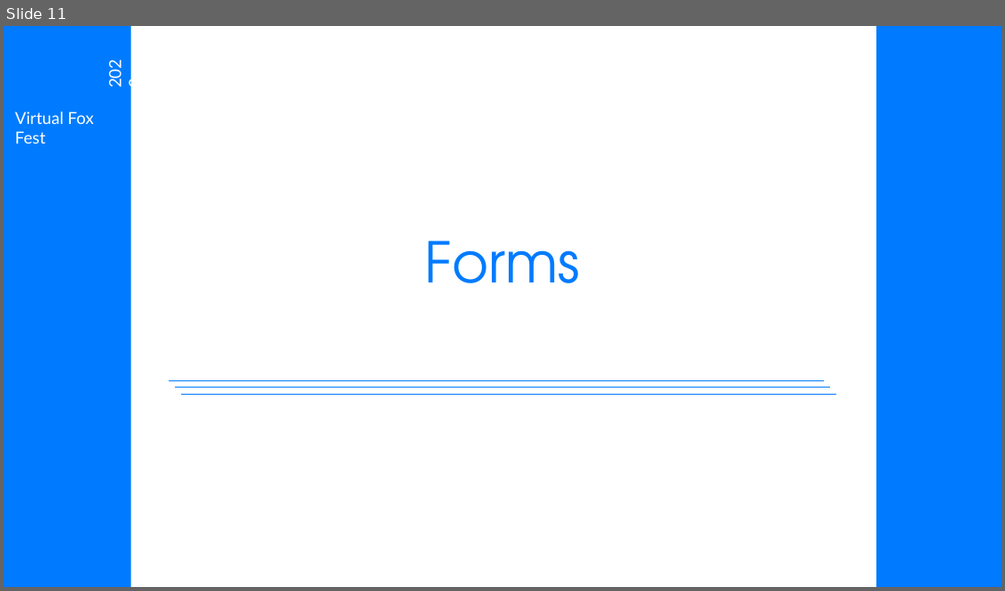
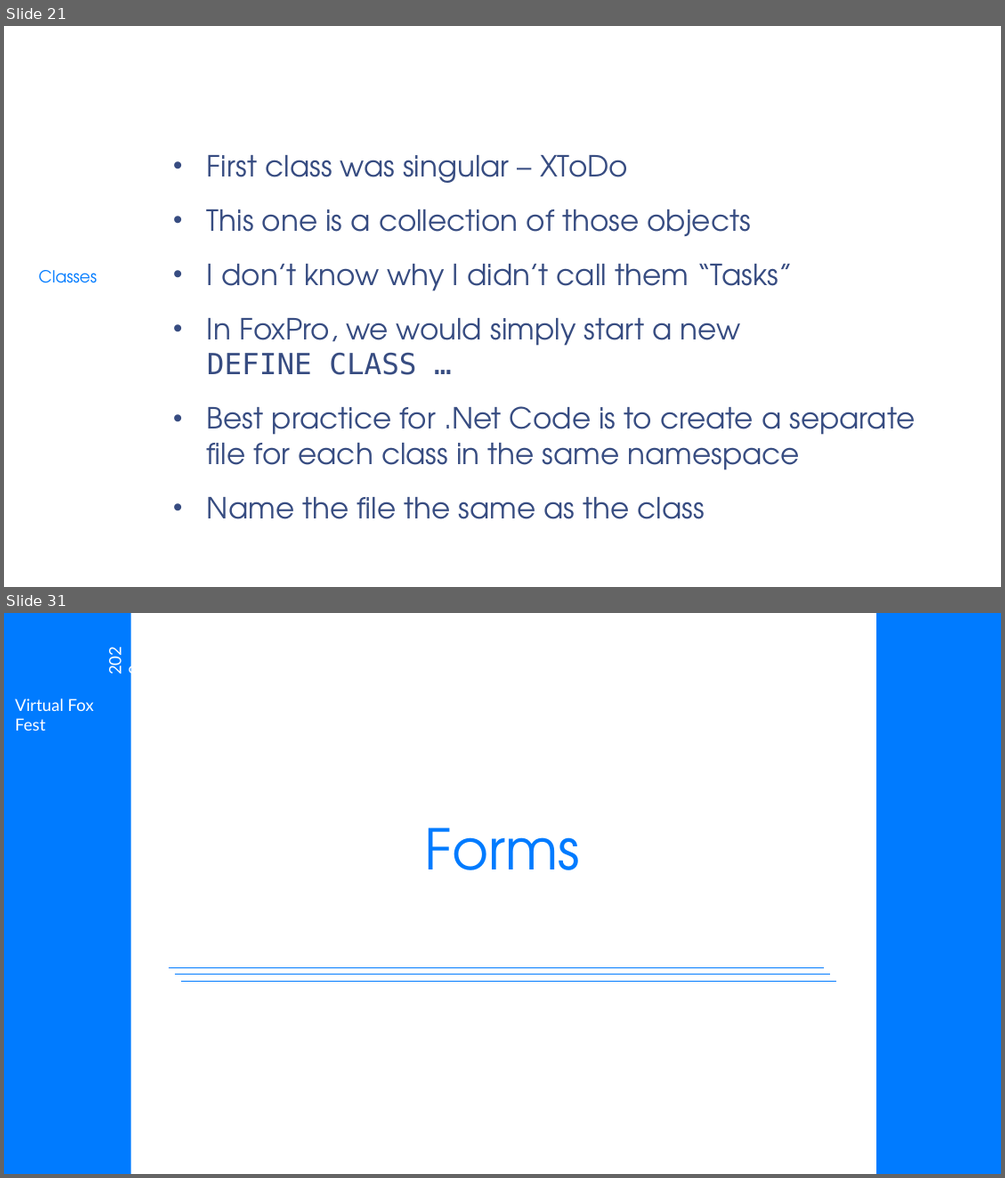
Before and after one commit to eselje/XToDos, a slide deck: Docs/Selje_XSharpFromScratch_Slides.pptx. Shown one above the other, each under a label of ours: slide 11 before the commit, slides 21 and 31 after it; the slides between them are not shown. The pictures are 1005x591 and 1005x1178 pixels, drawn with LibreOffice and Linux fonts; fonts in the diff are those of the drawing; background and template pictures are left out. Boxes give left, top, right and bottom in pixels: in the first picture for what was removed or moved away, otherwise in the second. Text is boxed around its words. In the diff, an @@ line names an element or a change of style, - is before the commit and + after.

```diff
--- a/Docs/Selje_XSharpFromScratch_Slides.pptx
+++ b/Docs/Selje_XSharpFromScratch_Slides.pptx
@@ slide 21 added at (4, 26, 1001, 587), background picture (left out) @@
@@ title added at (165, 51, 956, 107), 39.6 pt, text #FFFFFF @@
+Our Second Class - XToDos
@@ text added at (207, 155, 915, 519), 28 pt, text #374C81 @@
+• First class was singular – XToDo
+• This one is a collection of those objects
+• I don’t know why I didn’t call them “Tasks”
+• In FoxPro, we would simply start a new
+  DEFINE CLASS …
+• Best practice for .Net Code is to create a separate file for each class in the same namespace
+• Name the file the same as the class
@@ text added at (4, 177, 131, 240), 16 pt, text #FFFFFF @@
+FoxToDos
@@ rectangle added at (128, 245, 135, 308), fill #FFFFFF @@
@@ text added at (39, 270, 97, 283), 16 pt, text #007BFF @@
+Classes
@@ text added at (4, 313, 131, 375), 16 pt, text #FFFFFF @@
+Forms
@@ text added at (4, 380, 131, 443), 16 pt, text #FFFFFF @@
+More
@@ what was slide 11 is now slide 31 @@
```
Also in this commit, not shown: 6 slides changed, 26 other slides added, 2 slides removed, 5 other files.
